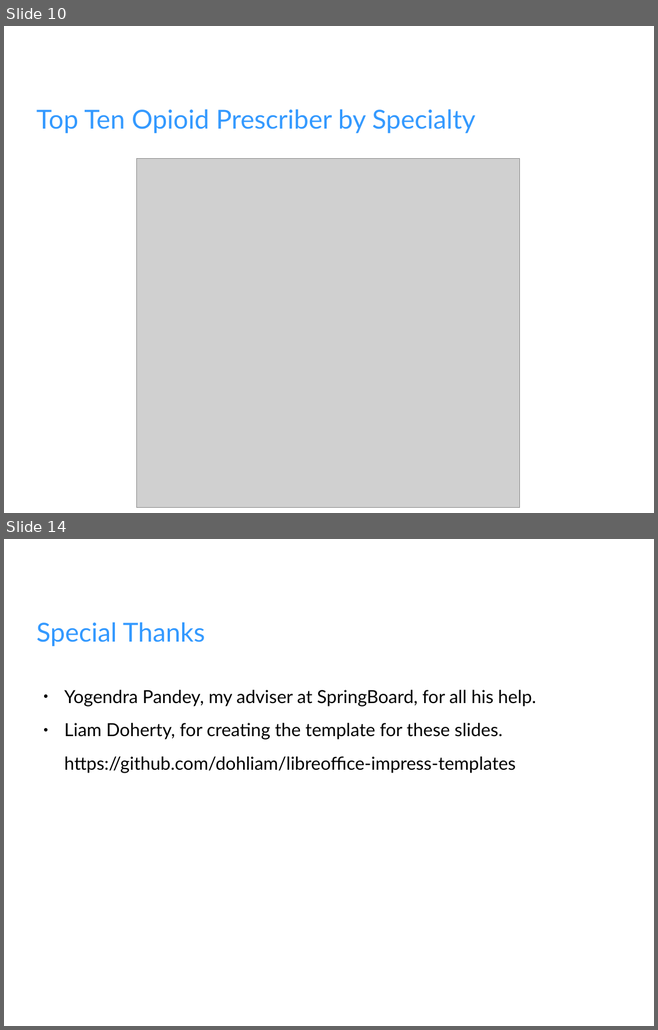
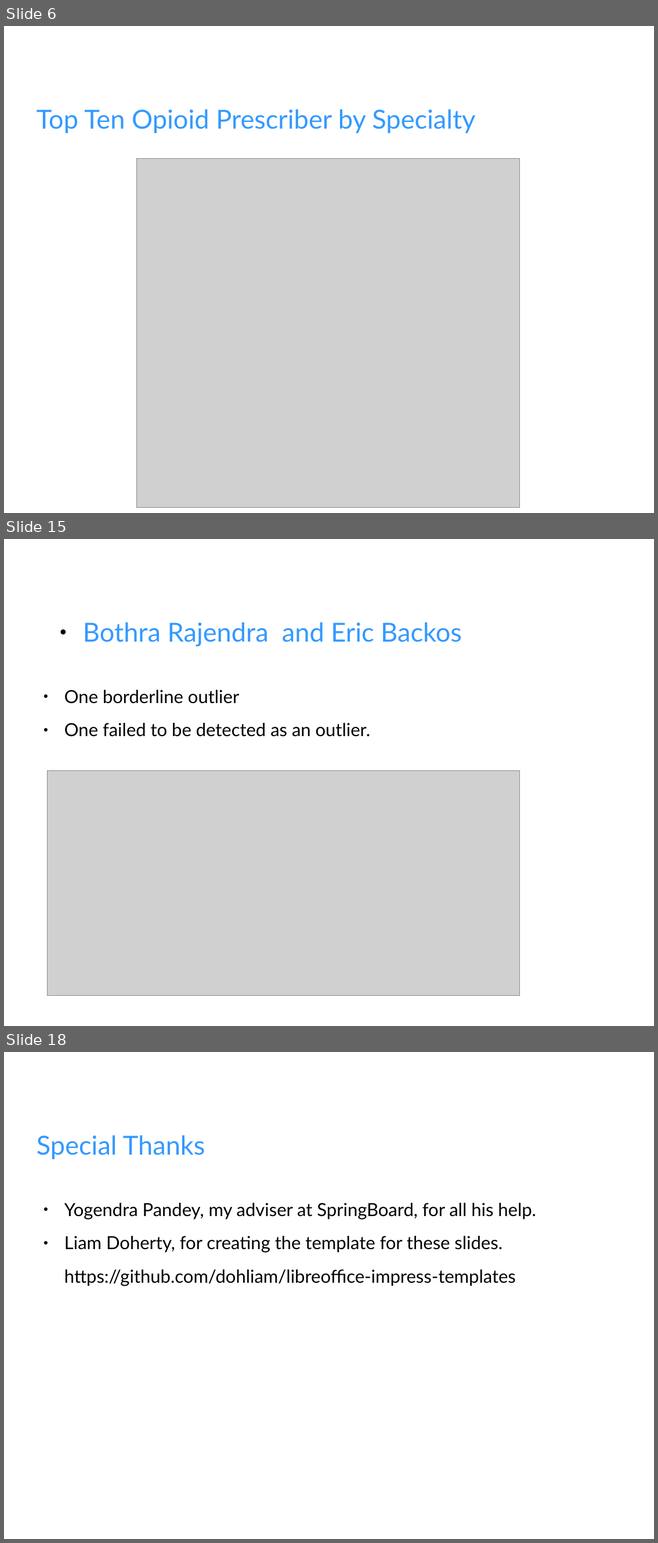
Before and after one commit to fullmetalchem15t/Springboard, a slide deck: opioid/Opoid_Slides.odp. Shown one above the other, each under a label of ours: slides 10 and 14 before the commit, slides 6, 15 and 18 after it; the slides between them are not shown. The pictures are 658x1030 and 658x1543 pixels, drawn with LibreOffice and Linux fonts; fonts in the diff are those of the drawing; grey boxes stand for pictures; background and template pictures are left out. Boxes give left, top, right and bottom in pixels: in the first picture for what was removed or moved away, otherwise in the second. Text is boxed around its words. In the diff, an @@ line names an element or a change of style, - is before the commit and + after.

```diff
--- a/opioid/Opoid_Slides.odp
+++ b/opioid/Opoid_Slides.odp
@@ slide 15 added at (x1=4, y1=539, x2=654, y2=1026), background picture (left out) @@
@@ title added at (x1=83, y1=622, x2=462, y2=646), 32 pt, text #3399FF @@
+  ● Bothra Rajendra and Eric Backos
@@ text added at (x1=64, y1=690, x2=370, y2=737), 22 pt, text #000000 @@
+● One borderline outlier
+● One failed to be detected as an outlier.
@@ picture added at (x1=47, y1=770, x2=520, y2=996) @@
@@ what was slide 10 is now slide 6 @@
@@ what was slide 14 is now slide 18 @@
```
Also in this commit, not shown: 4 slides changed, 8 other slides added, 5 slides removed, 2 other files.
